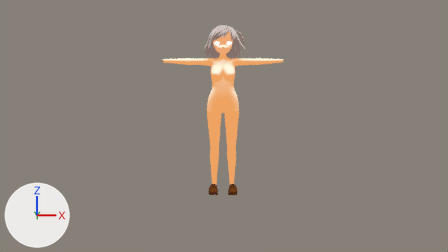
Renders of the Blender file untitled.blend from each side of a commit.
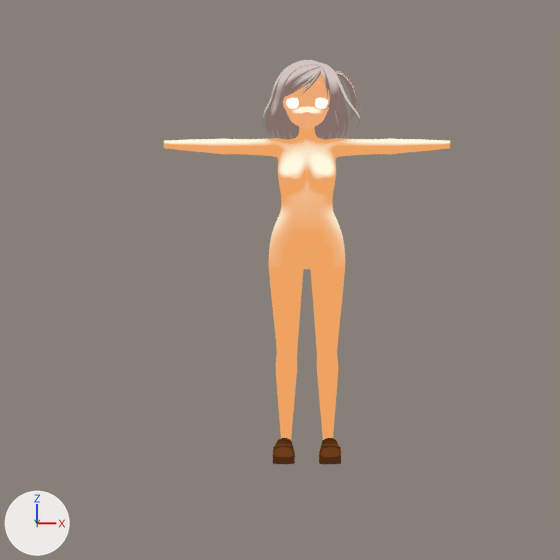
There are two pictures of each version: one from the file's camera 'Camera', one close up on the part from 21% to 74% of the width and 0% to 93% of the height. The axes (+X, +Y, +Z) are drawn at lower left. The lights are the same throughout.

The first close-up shows 'body', 'face', 'hair-front', 'shose'.
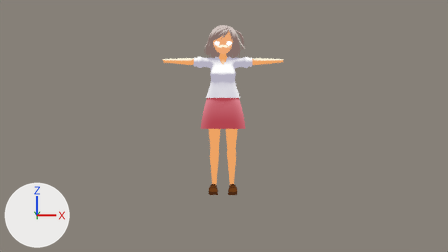
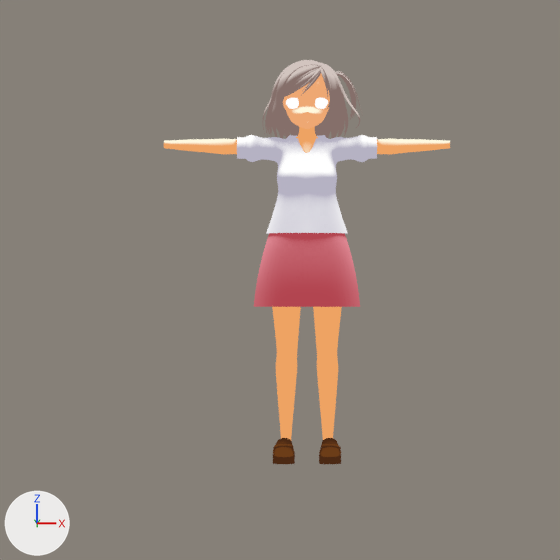
What changed in the scene script:
```text
Add mat_cloth_white:
    mat_cloth_white = bpy.data.materials.new('cloth-white')
    # nodes: BsdfPrincipled, Group, Mix, OutputMaterial, ValToRGB
    # colours: black #000000, white #ffffff, light grey #b5b2c3
Add mat_skert:
    mat_skert = bpy.data.materials.new('skert')
    # nodes: BsdfPrincipled, Group, Mix, OutputMaterial, ValToRGB
    # colours: black #000000, white #ffffff, pink #f8a4b1, pink #b87077
Add me_cube_004:
    me_cube_004.from_pydata(...)  # 171 vertices, 151 faces; spans x 0.0..0.252, y -0.148..0.115, z 0.823..1.187
    me_cube_004.polygons.foreach_set('use_smooth', [True] * 151)
    me_cube_004.materials.append(mat_cloth_white)  # its picture is missing
Add me_cube_003:
    me_cube_003.from_pydata(...)  # 35 vertices, 24 faces; spans x 0.0..0.202, y -0.153..0.172, z 0.56..0.859
    me_cube_003.polygons.foreach_set('use_smooth', [True] * 24)
    me_cube_003.materials.append(mat_skert)  # its picture is missing
Add ob_cube:
    ob_cube = bpy.data.objects.new('Cube', me_cube_004)
    ob_cube.location = (0.0, 0.0, 0.0)
    _m = ob_cube.modifiers.new('Mirror', 'MIRROR')
    _m = ob_cube.modifiers.new('Subdivision', 'SUBSURF')
Add ob_body_001:
    ob_body_001 = bpy.data.objects.new('body.001', me_cube_003)
    ob_body_001.location = (0.0, 0.0, 0.0)
    _m = ob_body_001.modifiers.new('Mirror', 'MIRROR')
    _m.use_clip = True
    _m = ob_body_001.modifiers.new('Subdivision', 'SUBSURF')
```

Pixel boxes (x1, y1, x2, y2) of what changed, in the close-ups (560 x 560 px):
'Cube', added: after (237, 135, 377, 234)
'body.001', added (red): after (254, 233, 360, 307)
'body', unchanged, covered by the edit: (164, 127, 450, 440) in both
